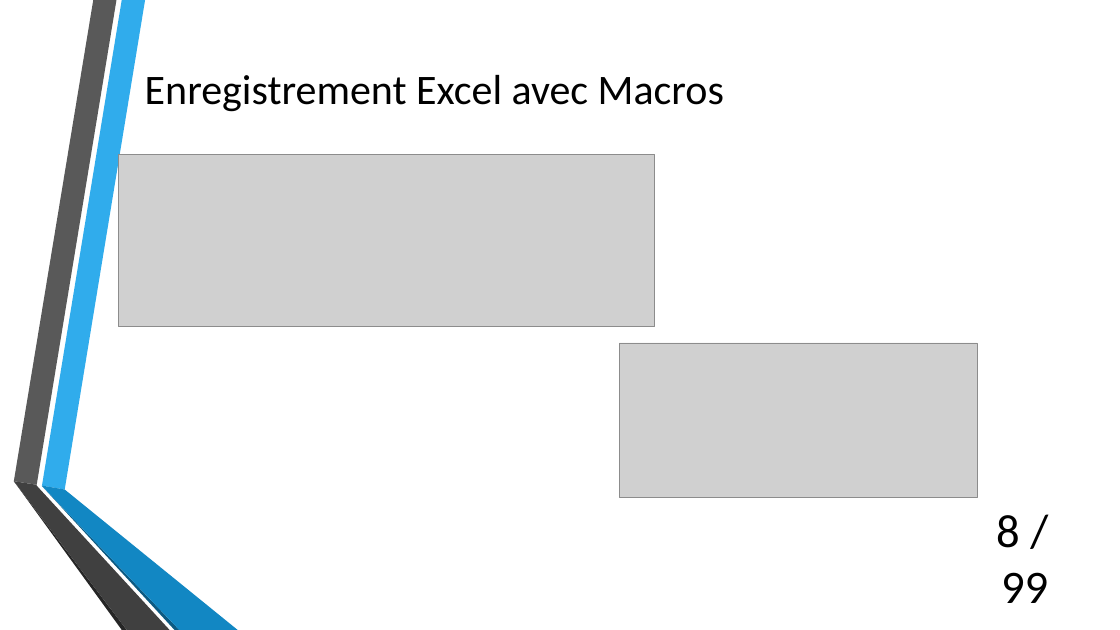
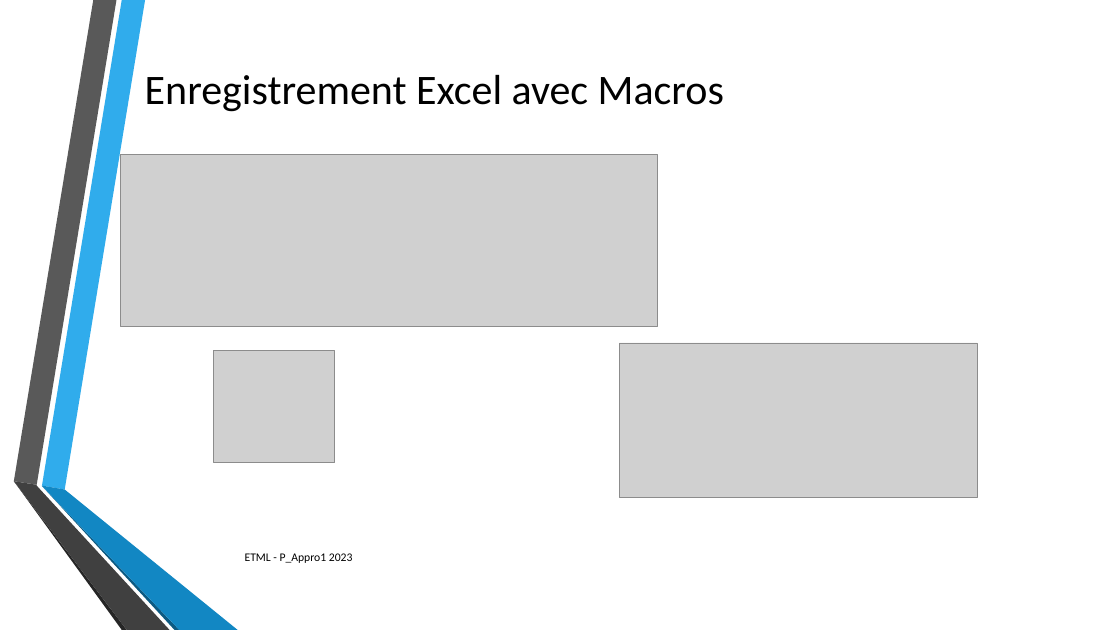
Before and after one commit to SylvainPhilipona/Recuperation-des-AutoEvaluations, a slide deck: slide 8 of CDC-rapport-jdt/Presentation/Presentation_philipona.pptx. Drawn at 1120x630 pixels with LibreOffice and Linux fonts; fonts in the diff are those of the drawing; grey boxes stand for pictures; background and template pictures are left out. Boxes give left, top, right and bottom in pixels: in the first picture for what was removed or moved away, otherwise in the second. Text is boxed around its words. In the diff, an @@ line names an element or a change of style, - is before the commit and + after.

```diff
--- a/CDC-rapport-jdt/Presentation/Presentation_philipona.pptx
+++ b/CDC-rapport-jdt/Presentation/Presentation_philipona.pptx
@@ picture added at [213,350,334,463] @@
@@ page number removed at [996,515,1048,603] @@
-8 / 99
@@ text added at [245,553,353,563], 10 pt, text #000000 @@
+ETML - P_Appro1 2023
```
Also in this commit, not shown: 7 other slides changed, 1 slide added, 1 slide removed, 2 other files.
